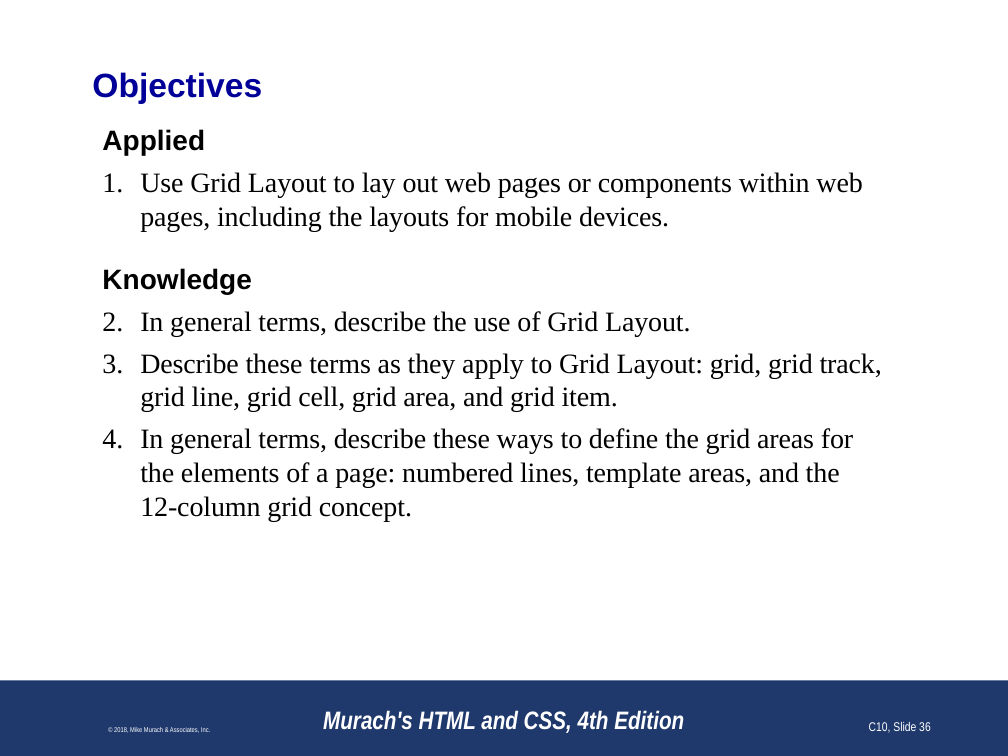
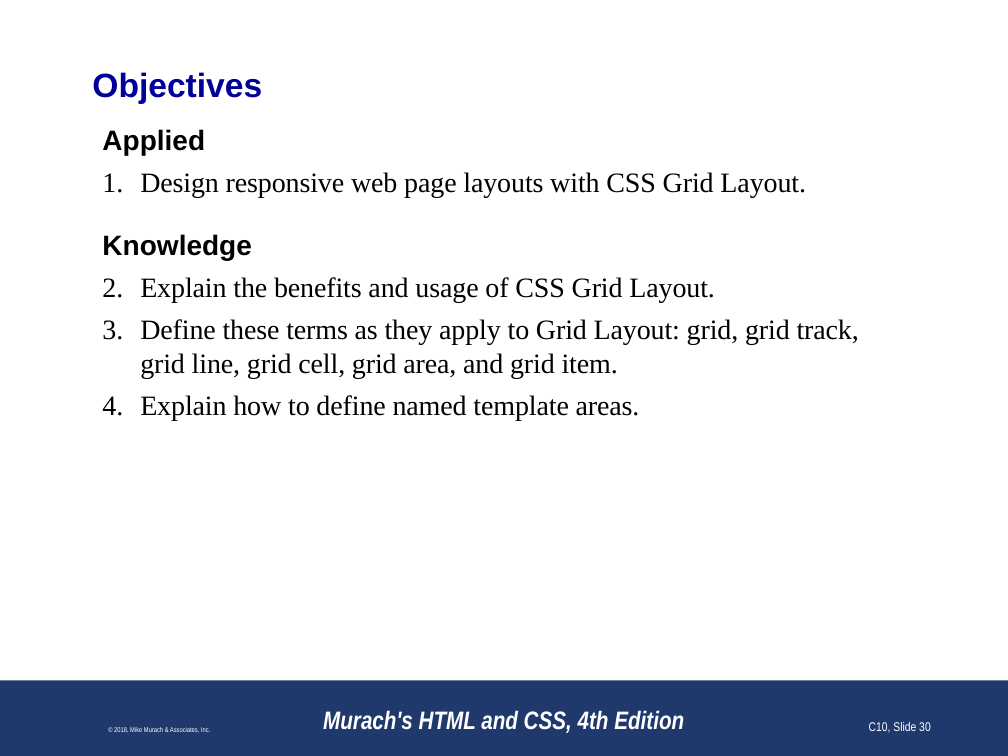
Before and after one commit to paulsmithkc/awd1000_base_lab_and_homework, a slide deck: slide 30 of murach_html_4e/slides/Chapter 10 slides (Revised).pptx (slide 36 before the commit). Drawn at 1008x756 pixels with LibreOffice and Linux fonts; fonts in the diff are those of the drawing; background and template pictures are left out. Boxes give left, top, right and bottom in pixels: in the first picture for what was removed or moved away, otherwise in the second. Text is boxed around its words. In the diff, an @@ line names an element or a change of style, - is before the commit and + after.

```diff
--- a/murach_html_4e/slides/Chapter 10 slides (Revised).pptx
+++ b/murach_html_4e/slides/Chapter 10 slides (Revised).pptx
@@ text at (x1=140, y1=172, x2=806, y2=198): text changed @@
-1. Use Grid Layout to lay out web pages or components within web pages, including the layouts for mobile devices.
+1. Design responsive web page layouts with CSS Grid Layout.
@@ text at (x1=140, y1=277, x2=859, y2=420): text changed @@
-1. In general terms, describe the use of Grid Layout.
-2. Describe these terms as they apply to Grid Layout: grid, grid track, grid line, grid cell, grid area, and grid item.
-3. In general terms, describe these ways to define the grid areas for the elements of a page: numbered lines, template areas, and the 12-column grid concept.
+1. Explain the benefits and usage of CSS Grid Layout.
+2. Define these terms as they apply to Grid Layout: grid, grid track, grid line, grid cell, grid area, and grid item.
+3. Explain how to define named template areas.
```
Also in this commit, not shown: 19 other slides changed, 1 slide added, 7 slides removed.
